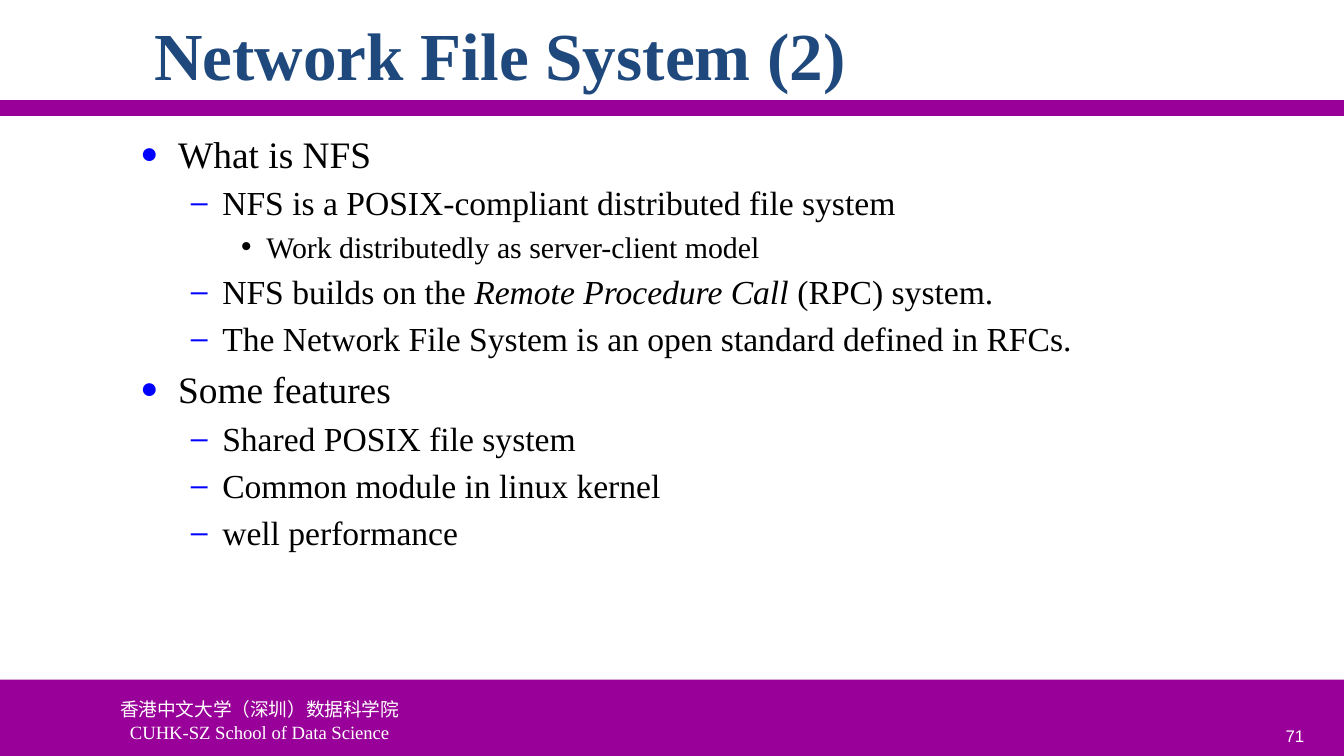
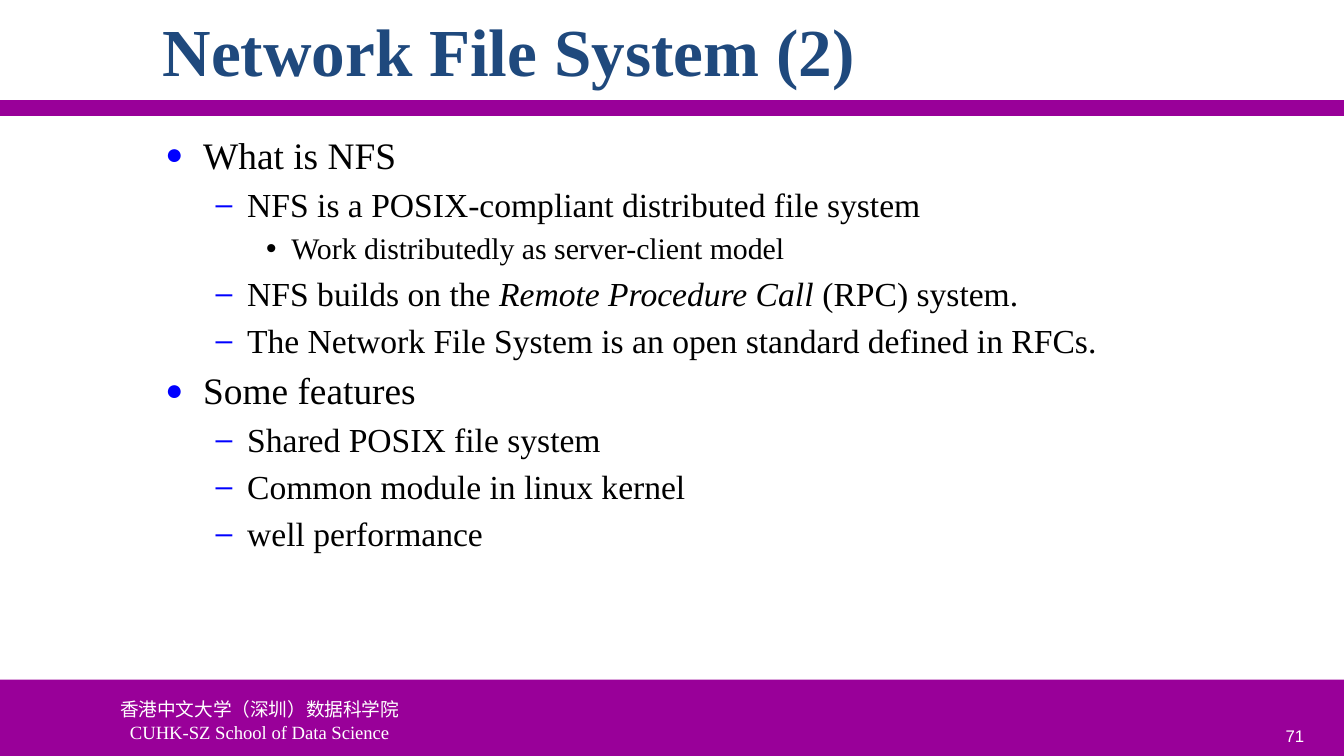
Before and after one commit to ychung1103/ychung1103.github.io, a slide deck: slide 71 of Slides/CSC6103/VT-05 Storage Virtualization.pptx. Drawn at 1344x756 pixels with LibreOffice and Linux fonts; fonts in the diff are those of the drawing; background and template pictures are left out. Boxes give left, top, right and bottom in pixels: in the first picture for what was removed or moved away, otherwise in the second. Text is boxed around its words. In the diff, an @@ line names an element or a change of style, - is before the commit and + after.

```diff
--- a/Slides/CSC6103/VT-05 Storage Virtualization.pptx
+++ b/Slides/CSC6103/VT-05 Storage Virtualization.pptx
@@ title "Network File System (2)": place and size @@
-title "Network File System (2)" at bbox=[154, 33, 846, 93]
+title "Network File System (2)" at bbox=[163, 29, 854, 89]
@@ text "What is NFS": place and size @@
-text "What is NFS" at bbox=[178, 142, 1072, 551]
+text "What is NFS" at bbox=[203, 143, 1096, 553]
```
Also in this commit, not shown: 97 other slides changed, 1 other file.
